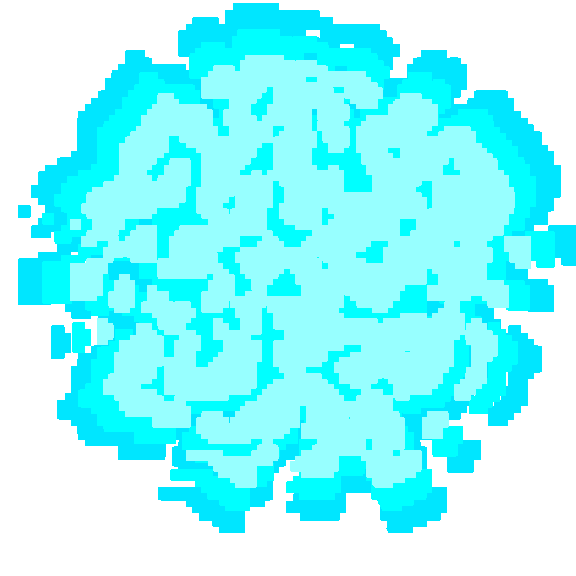
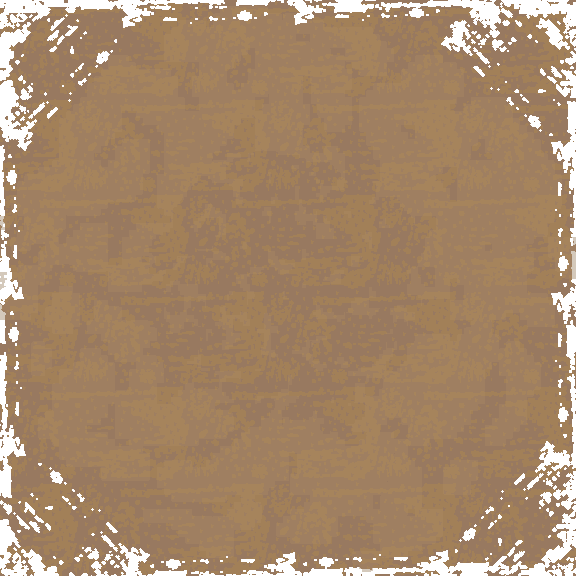
Layered file, before and after one edit (576×576). Changes by layer:
hid group "Group 3" (5 layers) over box(18, 3, 576, 533)
showed "Layer 6" over box(0, 0, 576, 576)
showed "Layer 5" over box(0, 6, 576, 572)
showed "Layer 4 copy 23" over box(0, 0, 576, 576)
